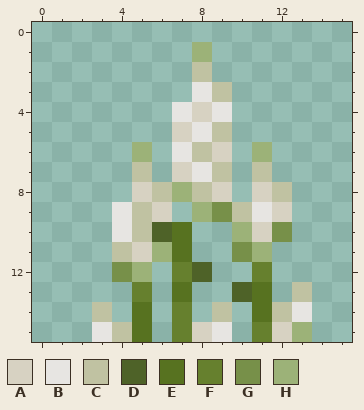
Two states of a pixel-art sprite, src/assets/gauntlet/textures/decoration/item_models/cohosh.png. The first picture shows the starting point.
The file is 16x16 pixels.
Palette (. is transparent): A #d7d2c2  B #e7e5e2  C #c0c2a2  D #4e6228  E #577220  F #66802e  G #779049  H #9cb278
Pixels before, first column x 3:
 1 .....H.....
 2 .....C.....
 3 .....BC....
 4 ....BAB....
 5 ....ABC....
 6 ..H.BCA.H..
 7 ..C.ABC.C..
 8 ..ACHCA.AC.
 9 .BCA.HGCBA.
10 .BCDE..HAG.
11 .CAHE..GH..
12 .GH.FD..F..
13 ..F.E..DE.C
14 C.E.F.C.ECB
15 BCE.FAB.FAH
New version:
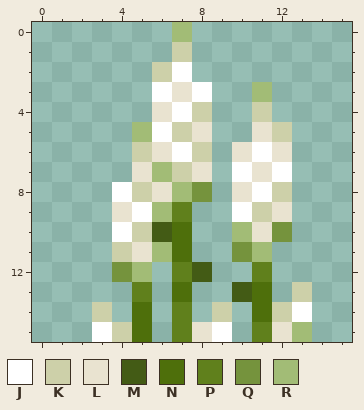
Colours new in this view: J #ffffff  K #cdd0a9  L #e9e3d0  M #435b15  N #4e6f0b  P #60801c  Q #75933d  R #a2bc76
Change:
Changed rows in their new state; - is an unchanged pixel.
first column x 3:
 0 ----R------
 1 ----K.-----
 2 ---KJ.-----
 3 ---JLJ.-R--
 4 ---LJK.-K--
 5 --RJKL.-LK-
 6 --KLJK.LJL-
 7 --LRKL.JLJ-
 8 -JKLRQ.LJK-
 9 -LJRP..JKL-
10 -JKMN--RLQ-
11 -KLRN--QR--
12 -QR-PM--P--
13 --P-N--MN-K
14 K-N-P-K-NKJ
15 JKN-PLJ-PLR
Boxes around the changes in both pictures, in picture pixels (x1, y1, x2, y2):
changed: (92, 22, 312, 342)
